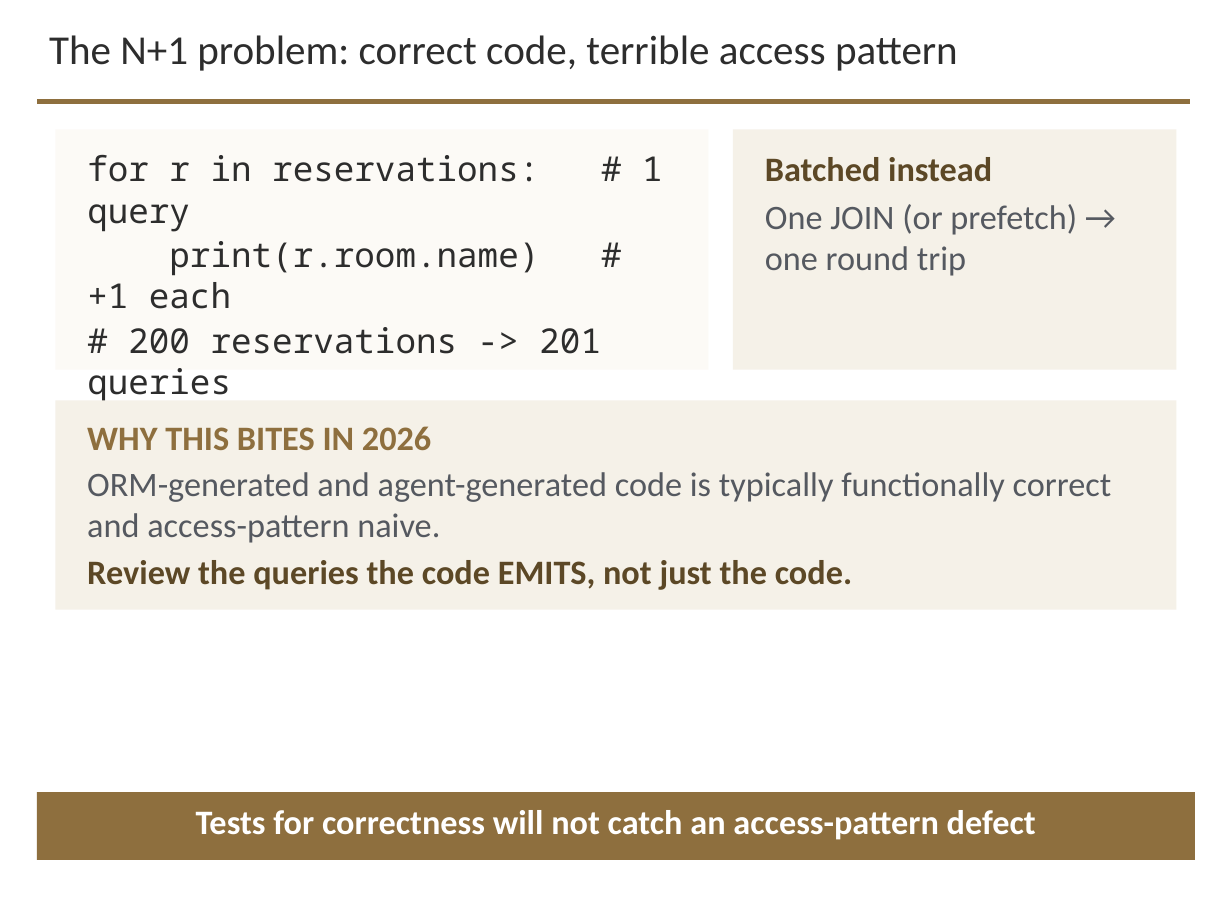
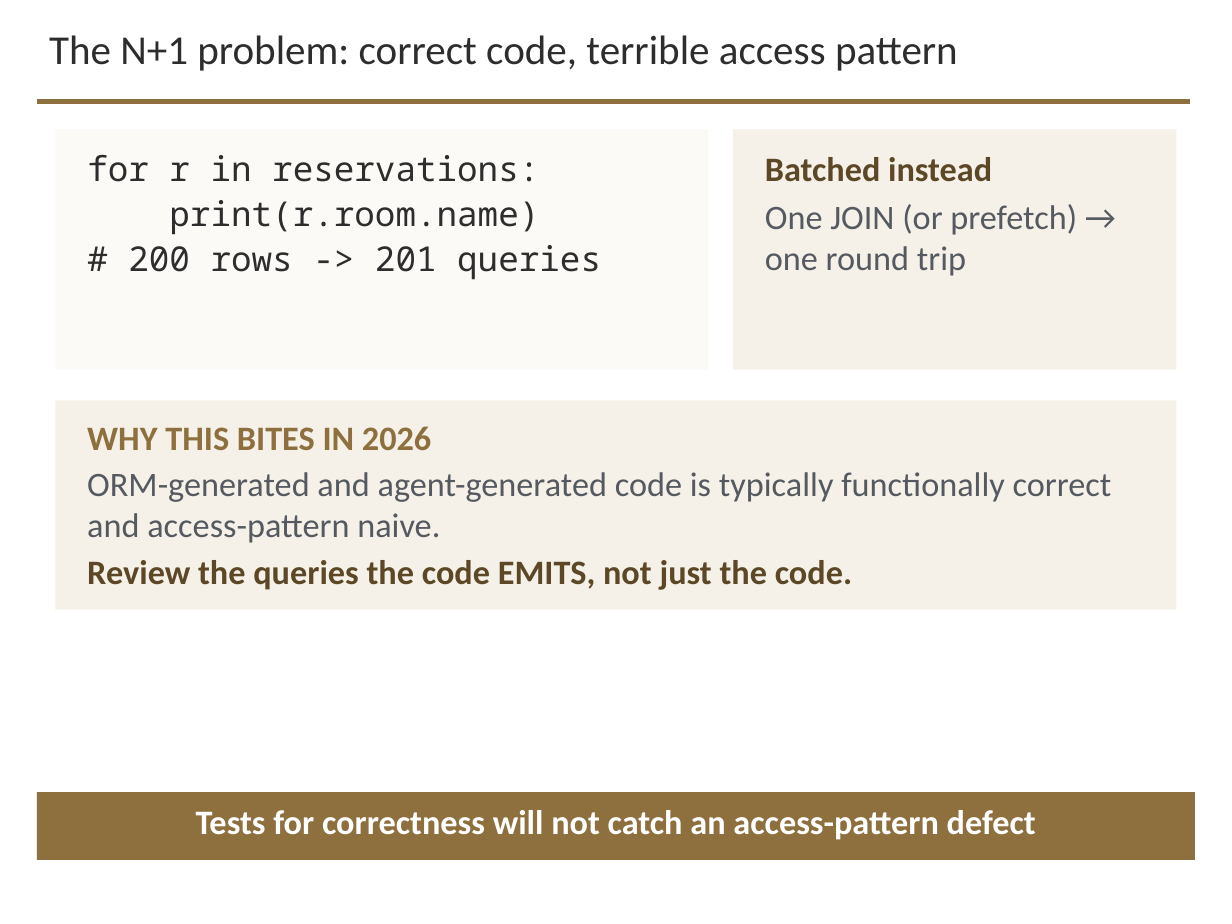
Before and after one commit to davisjam/model-based-agentic-software-engineering, a slide deck: slide 18 of course/lectures/act-3-software-in-the-world/02-compute-environments-and-data-management/3-2-Data-Management.pptx. Drawn at 1232x924 pixels with LibreOffice and Linux fonts; fonts in the diff are those of the drawing; background and template pictures are left out. Boxes give left, top, right and bottom in pixels: in the first picture for what was removed or moved away, otherwise in the second. Text is boxed around its words. In the diff, an @@ line names an element or a change of style, - is before the commit and + after.

```diff
--- a/course/lectures/act-3-software-in-the-world/02-compute-environments-and-data-management/3-2-Data-Management.pptx
+++ b/course/lectures/act-3-software-in-the-world/02-compute-environments-and-data-management/3-2-Data-Management.pptx
@@ text at <box>87,155,601,280</box>: text changed @@
-for r in reservations: # 1 query
-print(r.room.name) # +1 each
-# 200 reservations -> 201 queries
+for r in reservations:
+print(r.room.name)
+# 200 rows -> 201 queries
```
Also in this commit, not shown: 10 other slides changed.
